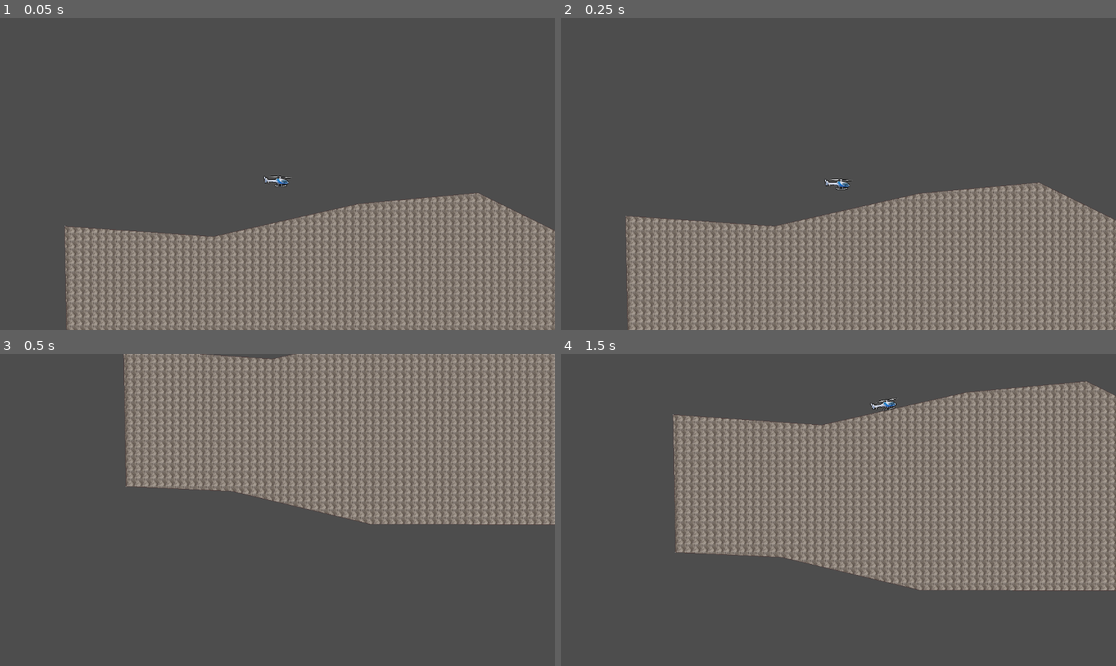
Above: before the commit, frames 1-4 (two rows, left to right).
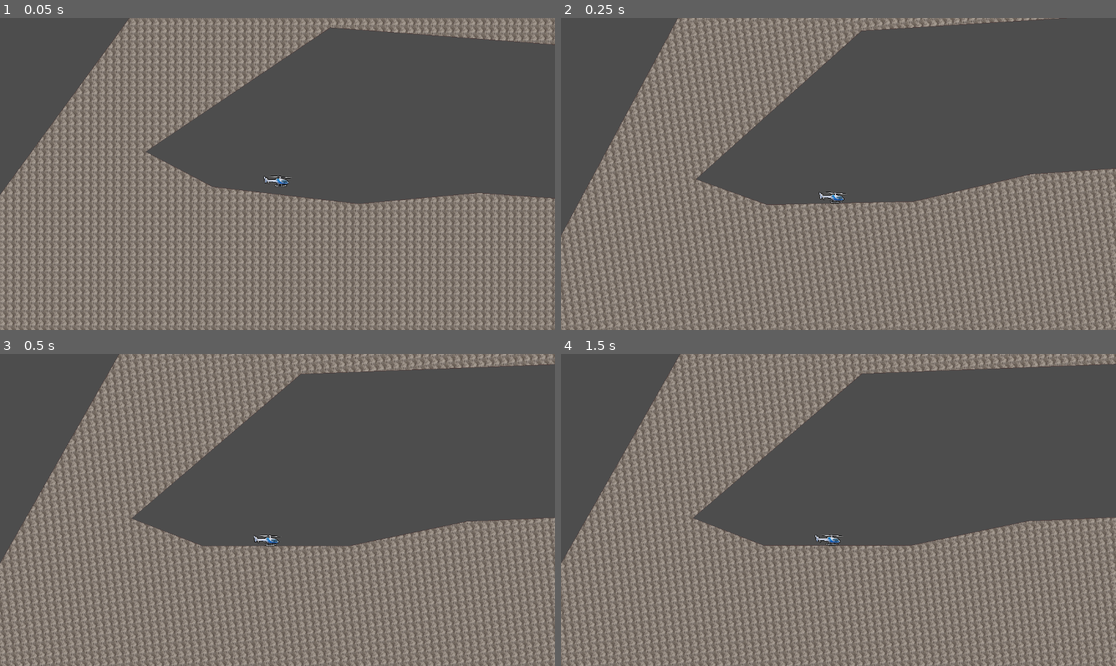
Above: after the commit, the same moments.

Repository: crispyBrownWork/fathelicopter
Game: Godot game, scene res://world_environment.tscn
The game is run twice, just before and just after one commit, with the same random seed, the same clock (stepped at 60 frames per second) and the same inputs.
Inputs (mouse positions are in pixels of both pictures, inside the frame that each line leads up to):
- Up to frame 1 (0.05 s): no input
- Up to frame 2 (0.25 s): no input
- Up to frame 3 (0.5 s): no input
- Up to frame 4 (1.5 s): tap Enter at 0.5 s; move the mouse to (960, 494) at 0.52 s; hold Right (ui_right) 0.53-1.25 s; hold Alt 0.53-1.25 s; click (960, 494) at 0.67 s; tap Space at 0.77 s; drag from (727, 525) to (810, 572) at 1.27 s

The runs differ from the first frame. In frame 1, 29% of the frame differs, in the area x 0-100%, y 0-100%; in frame 2, 39%; in frame 3, 76%; in frame 4, 75%.

Commit message:
fixed camera

Diff:
--- a/world_environment.tscn
+++ b/world_environment.tscn
@@ -13,7 +13,7 @@
 [ext_resource type="Script" path="res://addons/rmsmartshape/materials/shape_material.gd" id="10_p0ep2"]
 [ext_resource type="Script" path="res://RigidBody2D.gd" id="11_k5bjk"]
 
-[sub_resource type="Resource" id="Resource_td6ts"]
+[sub_resource type="Resource" id="Resource_5dvvg"]
 script = ExtResource("3_lqk3r")
 texture_idx = 0
 flip = false
@@ -21,12 +21,12 @@
 
 [sub_resource type="Resource" id="Resource_52ob7"]
 script = ExtResource("4_73ilf")
-position = Vector2(-42.7676, 494.932)
-point_in = Vector2(0, 0)
-point_out = Vector2(0, 0)
-properties = SubResource("Resource_td6ts")
-
-[sub_resource type="Resource" id="Resource_0ka33"]
+position = Vector2(125.422, 340.091)
+point_in = Vector2(0, 0)
+point_out = Vector2(0, 0)
+properties = SubResource("Resource_5dvvg")
+
+[sub_resource type="Resource" id="Resource_hjlyl"]
 script = ExtResource("3_lqk3r")
 texture_idx = 0
 flip = false
@@ -34,12 +34,12 @@
 
 [sub_resource type="Resource" id="Resource_aekvw"]
 script = ExtResource("4_73ilf")
-position = Vector2(265.913, 516.35)
-point_in = Vector2(0, 0)
-point_out = Vector2(0, 0)
-properties = SubResource("Resource_0ka33")
-
-[sub_resource type="Resource" id="Resource_c11lk"]
+position = Vector2(264.415, 412.967)
+point_in = Vector2(0, 0)
+point_out = Vector2(0, 0)
+properties = SubResource("Resource_hjlyl")
+
+[sub_resource type="Resource" id="Resource_sen72"]
 script = ExtResource("3_lqk3r")
 texture_idx = 0
 flip = false
@@ -50,9 +50,9 @@
 position = Vector2(567.034, 448.314)
 point_in = Vector2(0, 0)
 point_out = Vector2(0, 0)
-properties = SubResource("Resource_c11lk")
-
-[sub_resource type="Resource" id="Resource_7plpb"]
+properties = SubResource("Resource_sen72")
+
+[sub_resource type="Resource" id="Resource_sl6bo"]
 script = ExtResource("3_lqk3r")
 texture_idx = 0
 flip = false
@@ -63,9 +63,9 @@
 position = Vector2(815.239, 425.636)
 point_in = Vector2(0, 0)
 point_out = Vector2(0, 0)
-properties = SubResource("Resource_7plpb")
-
-[sub_resource type="Resource" id="Resource_fgqe2"]
+properties = SubResource("Resource_sl6bo")
+
+[sub_resource type="Resource" id="Resource_ejn20"]
 script = ExtResource("3_lqk3r")
 texture_idx = 0
 flip = false
@@ -73,12 +73,12 @@
 
 [sub_resource type="Resource" id="Resource_dxkk4"]
 script = ExtResource("4_73ilf")
-position = Vector2(1077.3, 554.148)
-point_in = Vector2(0, 0)
-point_out = Vector2(0, 0)
-properties = SubResource("Resource_fgqe2")
-
-[sub_resource type="Resource" id="Resource_fhobb"]
+position = Vector2(1551.12, 469.199)
+point_in = Vector2(0, 0)
+point_out = Vector2(0, 0)
+properties = SubResource("Resource_ejn20")
+
+[sub_resource type="Resource" id="Resource_cgh3e"]
 script = ExtResource("3_lqk3r")
 texture_idx = 0
 flip = false
@@ -86,12 +86,12 @@
 
 [sub_resource type="Resource" id="Resource_sinnf"]
 script = ExtResource("4_73ilf")
-position = Vector2(1266.29, 693.999)
-point_in = Vector2(0, 0)
-point_out = Vector2(0, 0)
-properties = SubResource("Resource_fhobb")
-
-[sub_resource type="Resource" id="Resource_25n5x"]
+position = Vector2(1368.23, 733.642)
+point_in = Vector2(0, 0)
+point_out = Vector2(0, 0)
+properties = SubResource("Resource_cgh3e")
+
+[sub_resource type="Resource" id="Resource_v7d3i"]
 script = ExtResource("3_lqk3r")
 texture_idx = 0
 flip = false
@@ -102,9 +102,9 @@
 position = Vector2(468.76, 859.049)
 point_in = Vector2(0, 0)
 point_out = Vector2(0, 0)
-properties = SubResource("Resource_25n5x")
-
-[sub_resource type="Resource" id="Resource_1t1i7"]
+properties = SubResource("Resource_v7d3i")
+
+[sub_resource type="Resource" id="Resource_8mkyl"]
 script = ExtResource("3_lqk3r")
 texture_idx = 0
 flip = false
@@ -112,12 +112,12 @@
 
 [sub_resource type="Resource" id="Resource_pa1bs"]
 script = ExtResource("4_73ilf")
-position = Vector2(-42.7676, 494.932)
-point_in = Vector2(0, 0)
-point_out = Vector2(0, 0)
-properties = SubResource("Resource_1t1i7")
-
-[sub_resource type="Resource" id="Resource_grxbt"]
+position = Vector2(125.422, 340.091)
+point_in = Vector2(0, 0)
+point_out = Vector2(0, 0)
+properties = SubResource("Resource_8mkyl")
+
+[sub_resource type="Resource" id="Resource_vouaj"]
 script = ExtResource("3_lqk3r")
 texture_idx = 0
 flip = false
@@ -128,9 +128,9 @@
 position = Vector2(-37.728, 780.934)
 point_in = Vector2(0, 0)
 point_out = Vector2(0, 0)
-properties = SubResource("Resource_grxbt")
-
-[sub_resource type="Resource" id="Resource_2dio4"]
+properties = SubResource("Resource_vouaj")
+
+[sub_resource type="Resource" id="Resource_4d3r2"]
 script = ExtResource("3_lqk3r")
 texture_idx = 0
 flip = false
@@ -141,9 +141,9 @@
 position = Vector2(182.758, 791.013)
 point_in = Vector2(0, 0)
 point_out = Vector2(0, 0)
-properties = SubResource("Resource_2dio4")
-
-[sub_resource type="Resource" id="Resource_020qj"]
+properties = SubResource("Resource_4d3r2")
+
+[sub_resource type="Resource" id="Resource_jn7hi"]
 script = ExtResource("3_lqk3r")
 texture_idx = 0
 flip = false
@@ -154,7 +154,319 @@
 position = Vector2(932.036, 860.941)
 point_in = Vector2(0, 0)
 point_out = Vector2(0, 0)
-properties = SubResource("Resource_020qj")
+properties = SubResource("Resource_jn7hi")
+
+[sub_resource type="Resource" id="Resource_e7ey3"]
+script = ExtResource("3_lqk3r")
+texture_idx = 0
+flip = false
+width = 1.0
+
+[sub_resource type="Resource" id="Resource_q4v55"]
+script = ExtResource("4_73ilf")
+position = Vector2(3070.97, -525.528)
+point_in = Vector2(0, 0)
+point_out = Vector2(0, 0)
+properties = SubResource("Resource_e7ey3")
+
+[sub_resource type="Resource" id="Resource_4uin7"]
+script = ExtResource("3_lqk3r")
+texture_idx = 0
+flip = false
+width = 1.0
+
+[sub_resource type="Resource" id="Resource_a1mgp"]
+script = ExtResource("4_73ilf")
+position = Vector2(1182.22, 451.571)
+point_in = Vector2(0, 0)
+point_out = Vector2(0, 0)
+properties = SubResource("Resource_4uin7")
+
+[sub_resource type="Resource" id="Resource_nqjg0"]
+script = ExtResource("3_lqk3r")
+texture_idx = 0
+flip = false
+width = 1.0
+
+[sub_resource type="Resource" id="Resource_atnuj"]
+script = ExtResource("4_73ilf")
+position = Vector2(-348.411, 664.197)
+point_in = Vector2(0, 0)
+point_out = Vector2(0, 0)
+properties = SubResource("Resource_nqjg0")
+
+[sub_resource type="Resource" id="Resource_40ede"]
+script = ExtResource("3_lqk3r")
+texture_idx = 0
+flip = false
+width = 1.0
+
+[sub_resource type="Resource" id="Resource_l50g7"]
+script = ExtResource("4_73ilf")
+position = Vector2(145.48, -11.2319)
+point_in = Vector2(0, 0)
+point_out = Vector2(0, 0)
+properties = SubResource("Resource_40ede")
+
+[sub_resource type="Resource" id="Resource_wybp1"]
+script = ExtResource("3_lqk3r")
+texture_idx = 0
+flip = false
+width = 1.0
+
+[sub_resource type="Resource" id="Resource_yr2kw"]
+script = ExtResource("4_73ilf")
+position = Vector2(508.556, 82.2069)
+point_in = Vector2(0, 0)
+point_out = Vector2(0, 0)
+properties = SubResource("Resource_wybp1")
+
+[sub_resource type="Resource" id="Resource_r5umn"]
+script = ExtResource("3_lqk3r")
+texture_idx = 0
+flip = false
+width = 1.0
+
+[sub_resource type="Resource" id="Resource_hhigw"]
+script = ExtResource("4_73ilf")
+position = Vector2(1138.6, -53.9467)
+point_in = Vector2(0, 0)
+point_out = Vector2(0, 0)
+properties = SubResource("Resource_r5umn")
+
+[sub_resource type="Resource" id="Resource_a33dr"]
+script = ExtResource("3_lqk3r")
+texture_idx = 0
+flip = false
+width = 1.0
+
+[sub_resource type="Resource" id="Resource_5vhp3"]
+script = ExtResource("4_73ilf")
+position = Vector2(1138.6, 130.261)
+point_in = Vector2(0, 0)
+point_out = Vector2(0, 0)
+properties = SubResource("Resource_a33dr")
+
+[sub_resource type="Resource" id="Resource_y8f0y"]
+script = ExtResource("3_lqk3r")
+texture_idx = 0
+flip = false
+width = 1.0
+
+[sub_resource type="Resource" id="Resource_bdcjh"]
+script = ExtResource("4_73ilf")
+position = Vector2(1795.34, 122.252)
+point_in = Vector2(0, 0)
+point_out = Vector2(0, 0)
+properties = SubResource("Resource_y8f0y")
+
+[sub_resource type="Resource" id="Resource_jabnd"]
+script = ExtResource("3_lqk3r")
+texture_idx = 0
+flip = false
+width = 1.0
+
+[sub_resource type="Resource" id="Resource_hhtn0"]
+script = ExtResource("4_73ilf")
+position = Vector2(1856.74, -56.6164)
+point_in = Vector2(0, 0)
+point_out = Vector2(0, 0)
+properties = SubResource("Resource_jabnd")
+
+[sub_resource type="Resource" id="Resource_dykup"]
+script = ExtResource("3_lqk3r")
+texture_idx = 0
+flip = false
+width = 1.0
+
+[sub_resource type="Resource" id="Resource_cs4kf"]
+script = ExtResource("4_73ilf")
+position = Vector2(2396.73, 211.196)
+point_in = Vector2(0, 0)
+point_out = Vector2(0, 0)
+properties = SubResource("Resource_dykup")
+
+[sub_resource type="Resource" id="Resource_p3q3m"]
+script = ExtResource("3_lqk3r")
+texture_idx = 0
+flip = false
+width = 1.0
+
+[sub_resource type="Resource" id="Resource_rbocm"]
+script = ExtResource("4_73ilf")
+position = Vector2(2983.85, 853.756)
+point_in = Vector2(0, 0)
+point_out = Vector2(0, 0)
+properties = SubResource("Resource_p3q3m")
+
+[sub_resource type="Resource" id="Resource_oifad"]
+script = ExtResource("3_lqk3r")
+texture_idx = 0
+flip = false
+width = 1.0
+
+[sub_resource type="Resource" id="Resource_f6bta"]
+script = ExtResource("4_73ilf")
+position = Vector2(2850.3, 533.736)
+point_in = Vector2(0, 0)
+point_out = Vector2(0, 0)
+properties = SubResource("Resource_oifad")
+
+[sub_resource type="Resource" id="Resource_daxjf"]
+script = ExtResource("3_lqk3r")
+texture_idx = 0
+flip = false
+width = 1.0
+
+[sub_resource type="Resource" id="Resource_lmhaw"]
+script = ExtResource("4_73ilf")
+position = Vector2(2628.24, -796.635)
+point_in = Vector2(0, 0)
+point_out = Vector2(0, 0)
+properties = SubResource("Resource_daxjf")
+
+[sub_resource type="Resource" id="Resource_6wch7"]
+script = ExtResource("3_lqk3r")
+texture_idx = 0
+flip = false
+width = 1.0
+
+[sub_resource type="Resource" id="Resource_y3sjd"]
+script = ExtResource("4_73ilf")
+position = Vector2(3908.29, -1855.85)
+point_in = Vector2(0, 0)
+point_out = Vector2(0, 0)
+properties = SubResource("Resource_6wch7")
+
+[sub_resource type="Resource" id="Resource_sgdcu"]
+script = ExtResource("3_lqk3r")
+texture_idx = 0
+flip = false
+width = 1.0
+
+[sub_resource type="Resource" id="Resource_f7dht"]
+script = ExtResource("4_73ilf")
+position = Vector2(2210.19, -1582)
+point_in = Vector2(0, 0)
+point_out = Vector2(0, 0)
+properties = SubResource("Resource_sgdcu")
+
+[sub_resource type="Resource" id="Resource_3j030"]
+script = ExtResource("3_lqk3r")
+texture_idx = 0
+flip = false
+width = 1.0
+
+[sub_resource type="Resource" id="Resource_4cj8k"]
+script = ExtResource("4_73ilf")
+position = Vector2(5161.9, -726.842)
+point_in = Vector2(0, 0)
+point_out = Vector2(0, 0)
+properties = SubResource("Resource_3j030")
+
+[sub_resource type="Resource" id="Resource_bau60"]
+script = ExtResource("3_lqk3r")
+texture_idx = 0
+flip = false
+width = 1.0
+
+[sub_resource type="Resource" id="Resource_rwmdr"]
+script = ExtResource("4_73ilf")
+position = Vector2(5349.58, -1560.3)
+point_in = Vector2(0, 0)
+point_out = Vector2(0, 0)
+properties = SubResource("Resource_bau60")
+
+[sub_resource type="Resource" id="Resource_5vaia"]
+script = ExtResource("3_lqk3r")
+texture_idx = 0
+flip = false
+width = 1.0
+
+[sub_resource type="Resource" id="Resource_p1y52"]
+script = ExtResource("4_73ilf")
+position = Vector2(7441.1, -1764.06)
+point_in = Vector2(0, 0)
+point_out = Vector2(0, 0)
+properties = SubResource("Resource_5vaia")
+
+[sub_resource type="Resource" id="Resource_jxld5"]
+script = ExtResource("3_lqk3r")
+texture_idx = 0
+flip = false
+width = 1.0
+
+[sub_resource type="Resource" id="Resource_cx5os"]
+script = ExtResource("4_73ilf")
+position = Vector2(6428.24, -1818)
+point_in = Vector2(0, 0)
+point_out = Vector2(0, 0)
+properties = SubResource("Resource_jxld5")
+
+[sub_resource type="Resource" id="Resource_2cioa"]
+script = ExtResource("3_lqk3r")
+texture_idx = 6
+flip = false
+width = 1.0
+
+[sub_resource type="Resource" id="Resource_nw6c7"]
+script = ExtResource("4_73ilf")
+position = Vector2(9065.48, 923.048)
+point_in = Vector2(0, 0)
+point_out = Vector2(0, 0)
+properties = SubResource("Resource_2cioa")
+
+[sub_resource type="Resource" id="Resource_jkra6"]
+script = ExtResource("3_lqk3r")
+texture_idx = 0
+flip = false
+width = 1.0
+
+[sub_resource type="Resource" id="Resource_bnl1v"]
+script = ExtResource("4_73ilf")
+position = Vector2(5956.94, -132.988)
+point_in = Vector2(0, 0)
+point_out = Vector2(0, 0)
+properties = SubResource("Resource_jkra6")
+
+[sub_resource type="Resource" id="Resource_qv2xe"]
+script = ExtResource("3_lqk3r")
+texture_idx = -5
+flip = false
+width = 1.0
+
+[sub_resource type="Resource" id="Resource_tpwt7"]
+script = ExtResource("4_73ilf")
+position = Vector2(5371.33, 350.983)
+point_in = Vector2(0, 0)
+point_out = Vector2(0, 0)
+properties = SubResource("Resource_qv2xe")
+
+[sub_resource type="Resource" id="Resource_10m24"]
+script = ExtResource("3_lqk3r")
+texture_idx = 0
+flip = false
+width = 1.0
+
+[sub_resource type="Resource" id="Resource_msxbg"]
+script = ExtResource("4_73ilf")
+position = Vector2(6213.59, 1152.56)
+point_in = Vector2(0, 0)
+point_out = Vector2(0, 0)
+properties = SubResource("Resource_10m24")
+
+[sub_resource type="Resource" id="Resource_xnbqf"]
+script = ExtResource("3_lqk3r")
+texture_idx = 0
+flip = false
+width = 1.0
+
+[sub_resource type="Resource" id="Resource_x5gqg"]
+script = ExtResource("4_73ilf")
+position = Vector2(8658.83, -777.262)
+point_in = Vector2(0, 0)
+point_out = Vector2(0, 0)
+properties = SubResource("Resource_xnbqf")
 
 [sub_resource type="Resource" id="Resource_ymv28"]
 script = ExtResource("5_ff5et")
@@ -169,13 +481,37 @@
 7: SubResource("Resource_pa1bs"),
 9: SubResource("Resource_43r8k"),
 12: SubResource("Resource_e4pnv"),
-13: SubResource("Resource_v03lx")
+13: SubResource("Resource_v03lx"),
+16: SubResource("Resource_q4v55"),
+17: SubResource("Resource_a1mgp"),
+18: SubResource("Resource_atnuj"),
+19: SubResource("Resource_l50g7"),
+20: SubResource("Resource_yr2kw"),
+21: SubResource("Resource_hhigw"),
+22: SubResource("Resource_5vhp3"),
+23: SubResource("Resource_bdcjh"),
+24: SubResource("Resource_hhtn0"),
+25: SubResource("Resource_cs4kf"),
+26: SubResource("Resource_rbocm"),
+27: SubResource("Resource_f6bta"),
+28: SubResource("Resource_lmhaw"),
+29: SubResource("Resource_y3sjd"),
+30: SubResource("Resource_f7dht"),
+31: SubResource("Resource_4cj8k"),
+32: SubResource("Resource_rwmdr"),
+33: SubResource("Resource_p1y52"),
+34: SubResource("Resource_cx5os"),
+35: SubResource("Resource_nw6c7"),
+36: SubResource("Resource_bnl1v"),
+39: SubResource("Resource_tpwt7"),
+40: SubResource("Resource_msxbg"),
+41: SubResource("Resource_x5gqg")
 }
-_point_order = PackedInt32Array(0, 1, 2, 3, 4, 5, 13, 6, 12, 9, 7)
+_point_order = PackedInt32Array(0, 1, 2, 3, 17, 4, 27, 16, 31, 39, 35, 40, 26, 5, 13, 6, 12, 9, 18, 19, 21, 24, 30, 29, 34, 33, 41, 36, 32, 28, 25, 23, 22, 20, 7)
 _constraints = {
 Vector2i(0, 7): 15
 }
-_next_key = 14
+_next_key = 42
 _material_overrides = {}
 tessellation_stages = 3
 tessellation_tolerance = 6.0
@@ -246,7 +582,7 @@
 
 [node name="CollisionPolygon2D" type="CollisionPolygon2D" parent="Terrain/StaticBody2D"]
 modulate = Color(1, 1, 1, 0.3)
-polygon = PackedVector2Array(-42.7676, 494.932, 265.913, 516.35, 567.034, 448.314, 815.239, 425.636, 1077.3, 554.148, 1266.29, 693.999, 932.036, 860.941, 468.76, 859.049, 182.758, 791.013, -37.728, 780.934, -42.7676, 494.932)
+polygon = PackedVector2Array(125.422, 340.091, 264.415, 412.967, 567.034, 448.314, 815.239, 425.636, 1182.22, 451.571, 1551.12, 469.199, 2850.3, 533.736, 3070.97, -525.528, 5161.9, -726.842, 5371.33, 350.983, 9065.48, 923.048, 6213.59, 1152.56, 2983.85, 853.756, 1368.23, 733.642, 932.036, 860.941, 468.76, 859.049, 182.758, 791.013, -37.728, 780.934, -348.411, 664.197, 145.48, -11.2319, 1138.6, -53.9467, 1856.74, -56.6164, 2210.19, -1582, 3908.29, -1855.85, 6428.24, -1818, 7441.1, -1764.06, 8658.83, -777.262, 5956.94, -132.988, 5349.58, -1560.3, 2628.24, -796.635, 2396.73, 211.196, 1795.34, 122.252, 1138.6, 130.261, 508.556, 82.2069, 125.422, 340.091)
 
 [node name="Heli" type="RigidBody2D" parent="."]
 position = Vector2(400, 400)
@@ -265,17 +601,16 @@
 scale = Vector2(9017.22, 80853.8)
 offset = Vector2(400, 200)
 anchor_mode = 0
+ignore_rotation = false
 process_callback = 0
-limit_smoothed = true
 position_smoothing_enabled = true
 position_smoothing_speed = 20.0
 rotation_smoothing_enabled = true
-rotation_smoothing_speed = 0.0
-drag_horizontal_enabled = true
-drag_vertical_enabled = true
+rotation_smoothing_speed = 30.0
 drag_horizontal_offset = -1.0
 drag_vertical_offset = -1.0
 drag_left_margin = 0.0
 drag_top_margin = 0.0
 drag_right_margin = 0.0
 drag_bottom_margin = 0.0
+editor_draw_screen = false
Not shown: 1 places in world_environment.tscn that only renumber resources
